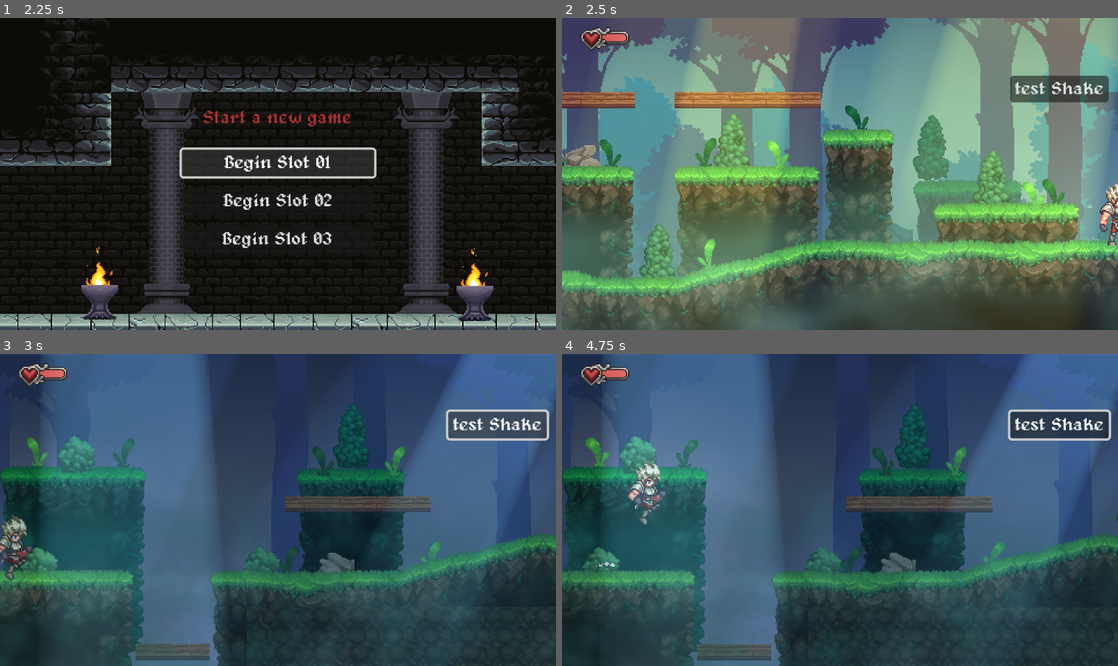
Above: before the commit, frames 1-4 (two rows, left to right).
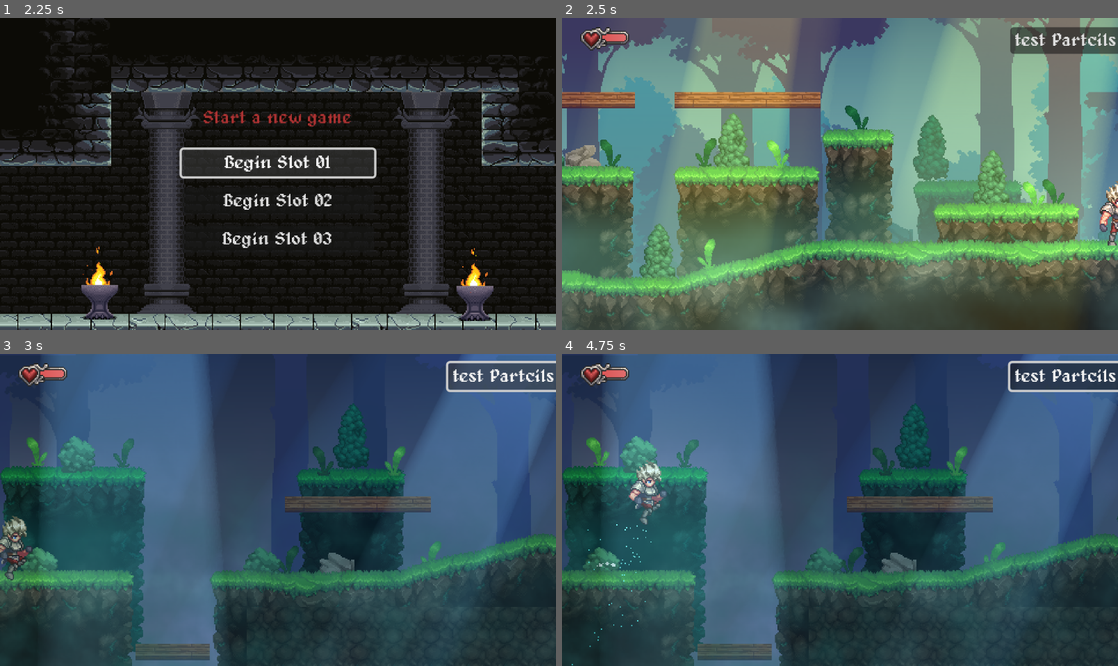
Above: after the commit, the same moments.

Repository: wulalal1/metroidvania_forge
Game: Godot game, scene res://title_screen/title_screen.tscn
Two runs of this game, one before a commit and one after it. Both use one fixed random seed, a clock stepped at 60 frames per second and the inputs below. Sound files missing from this copy of the repository are replaced by a short silence.
Inputs (mouse positions are in pixels of both pictures, inside the frame that each line leads up to):
- Up to frame 1 (2.25 s): click "test Shake" (after the commit: "test Partcils") at 0.5 s; click "New Game" at 1.25 s; click "Begin Slot 01" at 2 s
- Up to frame 2 (2.5 s): no input
- Up to frame 3 (3 s): click "test Shake" (after the commit: "test Partcils") at 2.75 s
- Up to frame 4 (4.75 s): click "test Shake" (after the commit: "test Partcils") at 3.5 s; tap Enter at 4.25 s; move the mouse to (962, 494) at 4.27 s; hold D (right) from 4.28 s (still down); hold L (action) from 4.28 s (still down); click (962, 494) at 4.42 s; tap Space (jump) at 4.52 s

Frame 1 is identical in both runs. In frame 2, 3.1% of the frame differs, in the area x 80-100%, y 2-28%; in frame 3, 4.0%; in frame 4, 4.9%, in the area x 0-100%, y 2-100%.

Commit message:
更新粒子特效

Diff:
--- a/00_global/player_hud/player_hud.tscn
+++ b/00_global/player_hud/player_hud.tscn
@@ -1,7 +1,8 @@
-[gd_scene load_steps=8 format=3 uid="uid://dusv57044rdxo"]
+[gd_scene load_steps=9 format=3 uid="uid://dusv57044rdxo"]
 
 [ext_resource type="Texture2D" uid="uid://bil5k8lce3j10" path="res://00_global/player_hud/health_bar_frame.png" id="1_hv14i"]
 [ext_resource type="Script" uid="uid://d4k2pado2w0e6" path="res://00_global/player_hud/player_hud.gd" id="1_vb1bs"]
+[ext_resource type="Resource" uid="uid://cq0xhf71a3nxb" path="res://00_global/visual_effects/hit_particle_settings/hit_magic_blue.tres" id="3_26715"]
 
 [sub_resource type="Gradient" id="Gradient_vb1bs"]
 colors = PackedColorArray(0, 0, 0, 1, 0, 0, 0, 1)
@@ -19,7 +20,7 @@
 [sub_resource type="GDScript" id="GDScript_vb1bs"]
 script/source = "extends Button
 
-
+@export var particle_settings : HitParticleSettings
 # Called when the node enters the scene tree for the first time.
 func _ready() -> void:
 	pressed.connect(_on_pressed)
@@ -28,8 +29,8 @@
 
 # Called every frame. 'delta' is the elapsed time since the previous frame.
 func _on_pressed() -> void:
-
-	VisualEffects.camera_shake()
+	var pos : Vector2 = get_tree().get_first_node_in_group(\"Player\").global_position
+	VisualEffects.hit_particles( pos,Vector2(1,0),particle_settings )
 	pass
 "
 
@@ -85,8 +86,9 @@
 [node name="Button2" type="Button" parent="Control"]
 layout_mode = 0
 offset_left = 387.0
-offset_top = 50.0
-offset_right = 472.0
-offset_bottom = 73.0
-text = "test Shake"
+offset_top = 8.0
+offset_right = 483.0
+offset_bottom = 31.0
+text = "test Partcils"
 script = SubResource("GDScript_vb1bs")
+particle_settings = ExtResource("3_26715")
--- /dev/null
+++ b/00_global/visual_effects/hit_particle_settings.gd
@@ -0,0 +1,5 @@
+class_name HitParticleSettings extends Resource
+
+@export var count : int = 0
+@export var color : Color = Color.WHITE
+@export var texture : Texture2D
--- /dev/null
+++ b/00_global/visual_effects/hit_particle_settings/hit_magic_blue.tres
@@ -0,0 +1,9 @@
+[gd_resource type="Resource" script_class="HitParticleSettings" load_steps=2 format=3 uid="uid://cq0xhf71a3nxb"]
+
+[ext_resource type="Script" uid="uid://dpmqf183mx5sj" path="res://00_global/visual_effects/hit_particle_settings.gd" id="1_avoea"]
+
+[resource]
+script = ExtResource("1_avoea")
+count = 25
+color = Color(0.5677963, 2.1192284, 2.6034334, 1)
+metadata/_custom_type_script = "uid://dpmqf183mx5sj"
--- /dev/null
+++ b/00_global/visual_effects/hit_particle_settings/hit_wood_large.tres
@@ -0,0 +1,14 @@
+[gd_resource type="Resource" script_class="HitParticleSettings" load_steps=4 format=3 uid="uid://cdhsp4kmsm4ht"]
+
+[ext_resource type="Script" uid="uid://dpmqf183mx5sj" path="res://00_global/visual_effects/hit_particle_settings.gd" id="1_2e6ai"]
+[ext_resource type="Texture2D" uid="uid://8jkst4d62cuw" path="res://general/sprites/props_destructible.png" id="2_8symg"]
+
+[sub_resource type="AtlasTexture" id="AtlasTexture_4jtec"]
+atlas = ExtResource("2_8symg")
+region = Rect2(111, 5, 8, 12)
+
+[resource]
+script = ExtResource("1_2e6ai")
+count = 8
+texture = SubResource("AtlasTexture_4jtec")
+metadata/_custom_type_script = "uid://dpmqf183mx5sj"
--- /dev/null
+++ b/00_global/visual_effects/hit_particle_settings/hit_wood_medium.tres
@@ -0,0 +1,14 @@
+[gd_resource type="Resource" script_class="HitParticleSettings" load_steps=4 format=3 uid="uid://dvto1g1fvd75o"]
+
+[ext_resource type="Script" uid="uid://dpmqf183mx5sj" path="res://00_global/visual_effects/hit_particle_settings.gd" id="1_7tl3r"]
+[ext_resource type="Texture2D" uid="uid://8jkst4d62cuw" path="res://general/sprites/props_destructible.png" id="2_v8i6q"]
+
+[sub_resource type="AtlasTexture" id="AtlasTexture_4jtec"]
+atlas = ExtResource("2_v8i6q")
+region = Rect2(119, 11, 6, 6)
+
+[resource]
+script = ExtResource("1_7tl3r")
+count = 12
+texture = SubResource("AtlasTexture_4jtec")
+metadata/_custom_type_script = "uid://dpmqf183mx5sj"
--- /dev/null
+++ b/00_global/visual_effects/hit_particle_settings/hit_wood_small.tres
@@ -0,0 +1,14 @@
+[gd_resource type="Resource" script_class="HitParticleSettings" load_steps=4 format=3 uid="uid://by4yj45mta71j"]
+
+[ext_resource type="Script" uid="uid://dpmqf183mx5sj" path="res://00_global/visual_effects/hit_particle_settings.gd" id="1_s5ow1"]
+[ext_resource type="Texture2D" uid="uid://8jkst4d62cuw" path="res://general/sprites/props_destructible.png" id="2_6g073"]
+
+[sub_resource type="AtlasTexture" id="AtlasTexture_4jtec"]
+atlas = ExtResource("2_6g073")
+region = Rect2(120, 6, 4, 4)
+
+[resource]
+script = ExtResource("1_s5ow1")
+count = 18
+texture = SubResource("AtlasTexture_4jtec")
+metadata/_custom_type_script = "uid://dpmqf183mx5sj"
--- /dev/null
+++ b/00_global/visual_effects/hit_particles.gd
@@ -0,0 +1,15 @@
+class_name HitParticles extends GPUParticles2D
+
+
+
+func start(dir : Vector2,settings:HitParticleSettings) -> void:
+	if settings:
+		amount = settings.count
+		modulate = settings.color
+		texture = settings.texture
+
+	process_material.direction = Vector3(dir.x,dir.y,0)
+	emitting = true
+	await finished
+	queue_free()
+	pass
--- /dev/null
+++ b/00_global/visual_effects/hit_particles.tscn
@@ -0,0 +1,29 @@
+[gd_scene load_steps=5 format=3 uid="uid://djsbqp234h54m"]
+
+[ext_resource type="Script" uid="uid://dwg7mk6ks5q8a" path="res://00_global/visual_effects/hit_particles.gd" id="1_3d3g4"]
+
+[sub_resource type="Curve" id="Curve_22que"]
+_data = [Vector2(0, 1), 0.0, 0.0, 0, 0, Vector2(0.5227273, 1), -0.084750965, -0.084750965, 0, 0, Vector2(0.96969694, 0), -3.1310902, 0.0, 0, 0]
+point_count = 3
+
+[sub_resource type="CurveTexture" id="CurveTexture_ry8ot"]
+curve = SubResource("Curve_22que")
+
+[sub_resource type="ParticleProcessMaterial" id="ParticleProcessMaterial_y3knu"]
+particle_flag_disable_z = true
+emission_shape = 3
+emission_box_extents = Vector3(8, 8, 8)
+spread = 90.0
+initial_velocity_min = 75.0
+initial_velocity_max = 150.0
+gravity = Vector3(0, 200, 0)
+alpha_curve = SubResource("CurveTexture_ry8ot")
+
+[node name="HitParticles" type="GPUParticles2D"]
+z_index = 2
+emitting = false
+one_shot = true
+explosiveness = 1.0
+randomness = 1.0
+process_material = SubResource("ParticleProcessMaterial_y3knu")
+script = ExtResource("1_3d3g4")
--- a/00_global/visual_effects/visual_effects.gd
+++ b/00_global/visual_effects/visual_effects.gd
@@ -1,6 +1,8 @@
 #VisualEffects
 extends Node
 const DUST_EFFECT = preload("uid://dkhidytuc61il")
+const HIT_PARTICLES = preload("uid://djsbqp234h54m")
+
 signal camera_shook( strength : float)
 
 
@@ -28,7 +30,11 @@
 	var dust:DustEffect =  _create_dust_effect(pos)
 	dust.start(DustEffect.TYPE.HIT)
 
-func hit_particles() -> void:
+func hit_particles(pos : Vector2,dir: Vector2,settings:HitParticleSettings, ) -> void:
+	var p : HitParticles = HIT_PARTICLES.instantiate()
+	add_child(p)
+	p.global_position = pos
+	p.start(dir,settings)
 	pass
 
 func camera_shake(strength : float = 1.0) -> void:
Not shown, added: 00_global/visual_effects/hit_particle_settings.gd.uid
Not shown, added: 00_global/visual_effects/hit_particles.gd.uid
